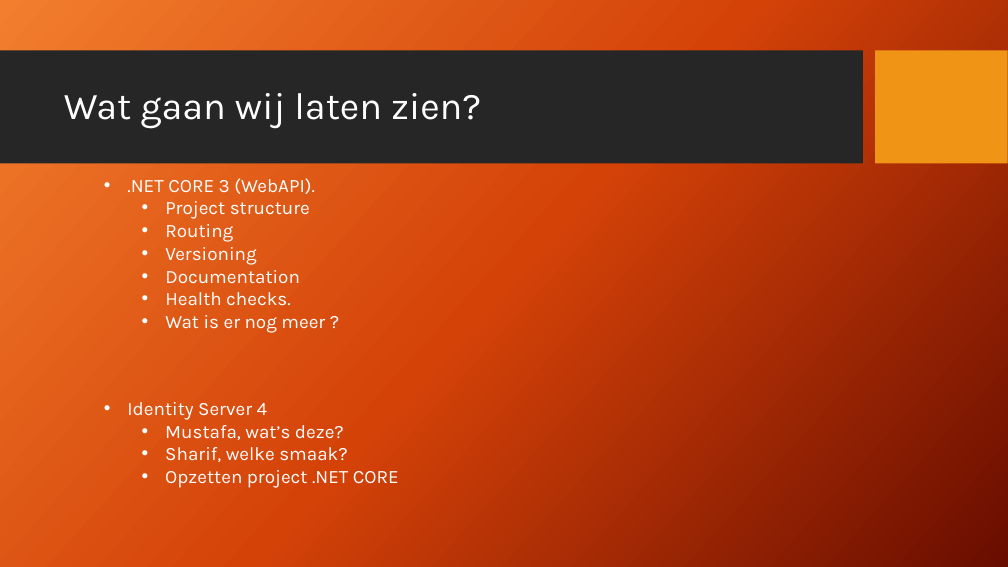
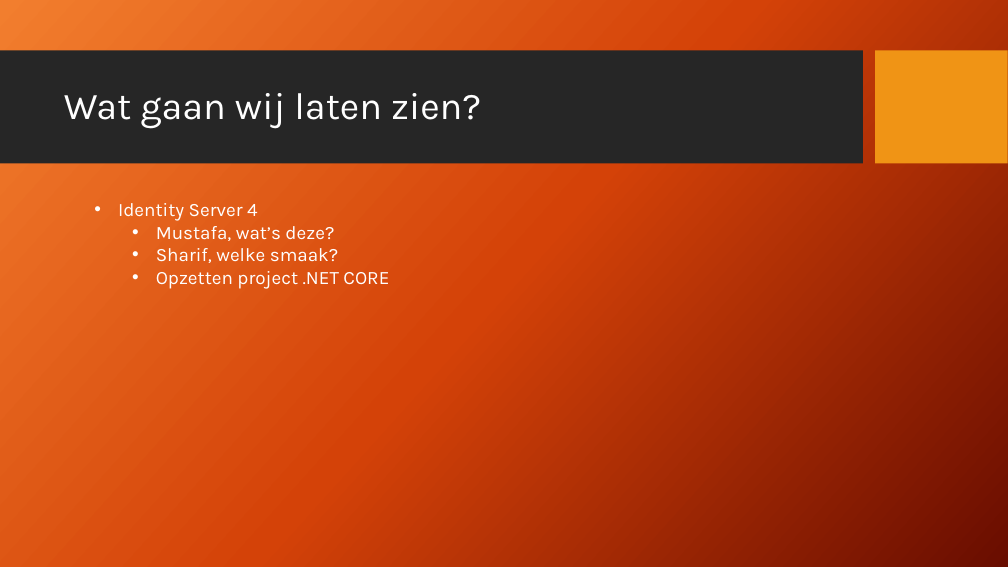
Before and after one commit to mrozenbeek/TechoramaSessie2019, a slide deck: slide 2 of Presentation/Techorama sessie 2019_RoMe.pptx. Drawn at 1008x567 pixels with LibreOffice and Linux fonts; fonts in the diff are those of the drawing; background and template pictures are left out. Boxes give left, top, right and bottom in pixels: in the first picture for what was removed or moved away, otherwise in the second. Text is boxed around its words. In the diff, an @@ line names an element or a change of style, - is before the commit and + after.

```diff
--- a/Presentation/Techorama sessie 2019_RoMe.pptx
+++ b/Presentation/Techorama sessie 2019_RoMe.pptx
@@ text removed at box(127, 178, 325, 333) @@
-• .NET CORE 3 (WebAPI).
-  • Project structure
-  • Routing
-  • Versioning
-  • Documentation
-  • Health checks.
-  • Wat is er nog meer ?
@@ text "Identity Server 4": place and size @@
-text "Identity Server 4" at box(127, 402, 399, 488)
+text "Identity Server 4" at box(118, 203, 389, 289)
```
Also in this commit, not shown: 2 other slides changed, 1 slide added, 6 slides removed, 14 other files.
